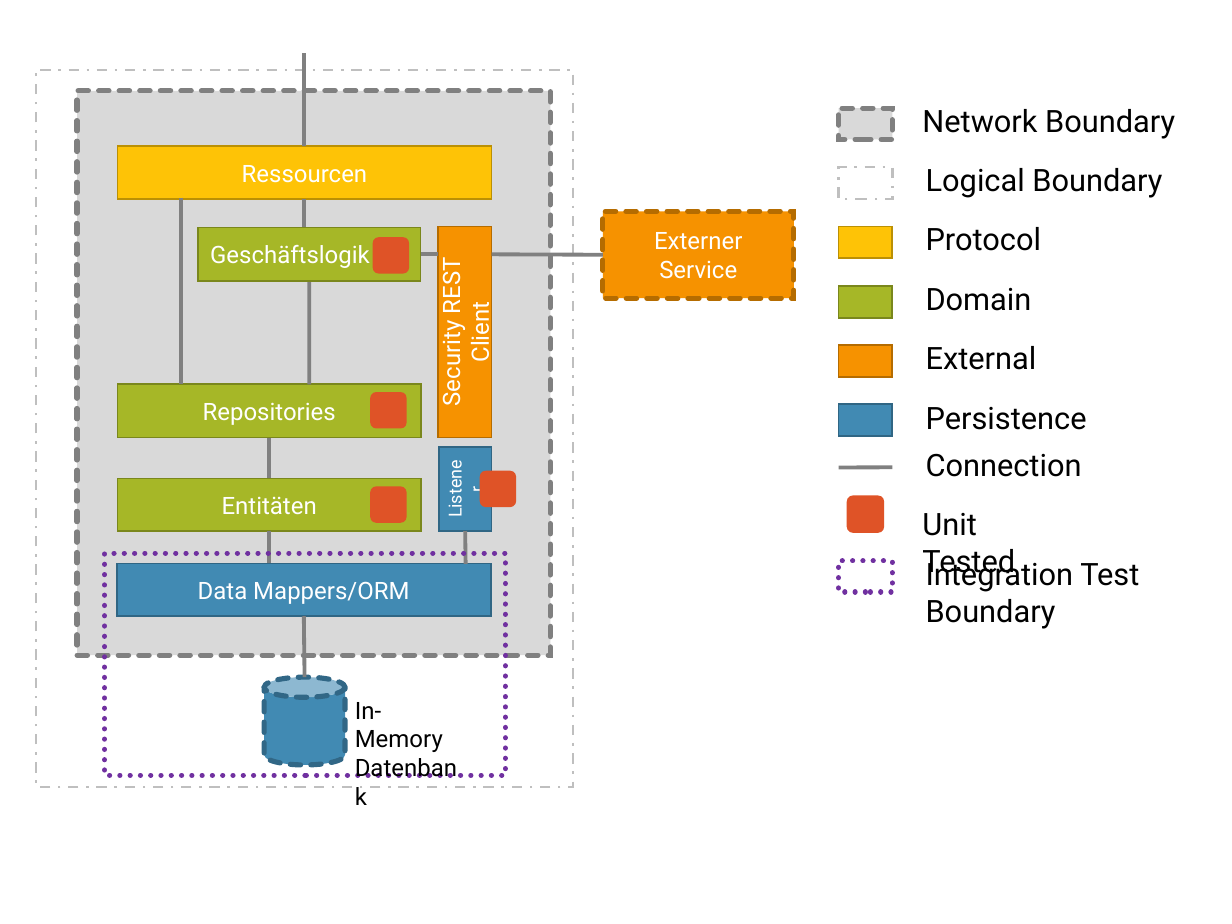
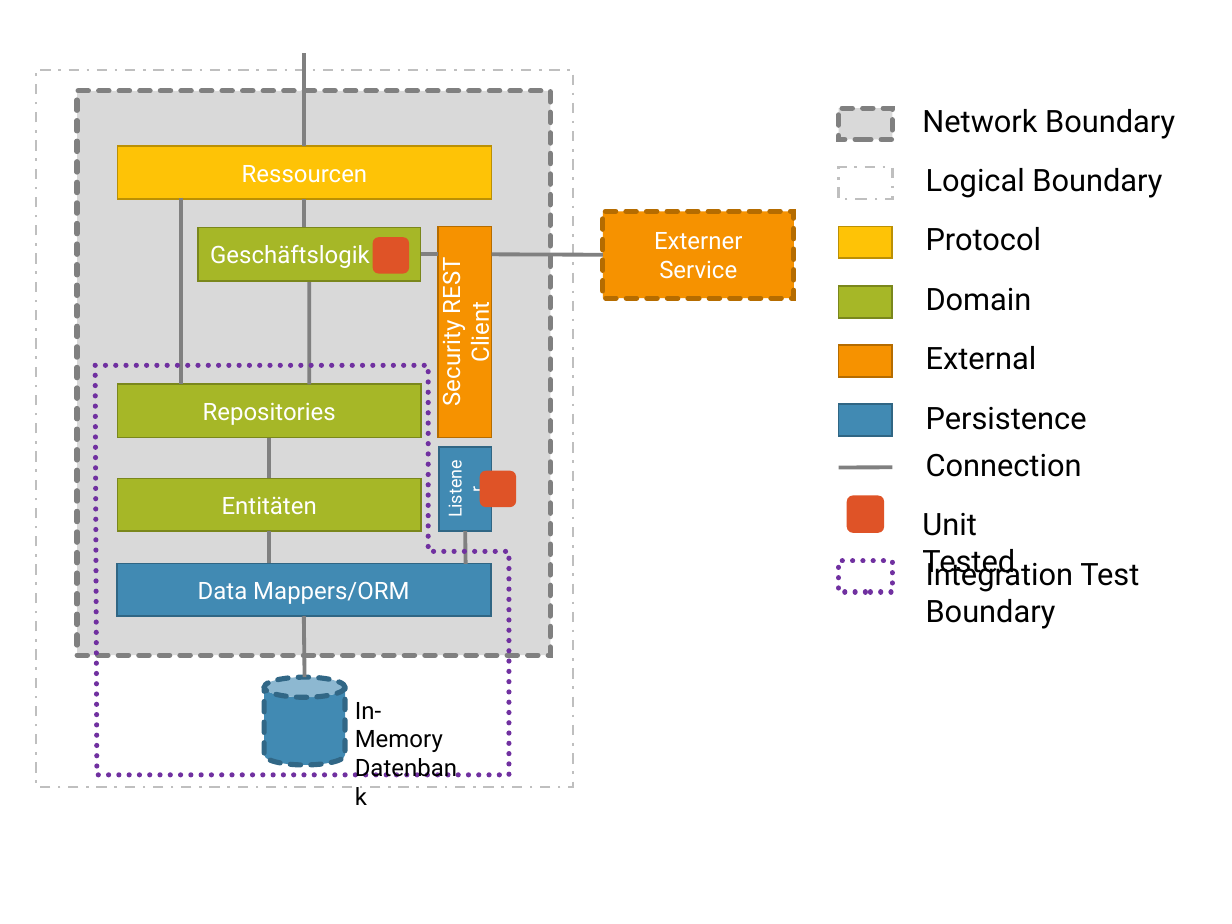
Before and after one commit to FabianWilms/hm-ba, a slide deck: slide 12 of images/ppt/graphics.pptx. Drawn at 1232x924 pixels with LibreOffice and Linux fonts; fonts in the diff are those of the drawing. Boxes give left, top, right and bottom in pixels: in the first picture for what was removed or moved away, otherwise in the second. Text is boxed around its words. In the diff, an @@ line names an element or a change of style, - is before the commit and + after.

```diff
--- a/images/ppt/graphics.pptx
+++ b/images/ppt/graphics.pptx
@@ freeform shape added at bbox=[95, 366, 509, 775], outline #7030A0 3 pt dashed @@
@@ rounded rectangle removed at bbox=[370, 392, 407, 429] @@
@@ rounded rectangle removed at bbox=[370, 487, 407, 524] @@
@@ rectangle removed at bbox=[105, 553, 505, 775] @@
```
Also in this commit, not shown: 2 other slides changed, 7 other files.
